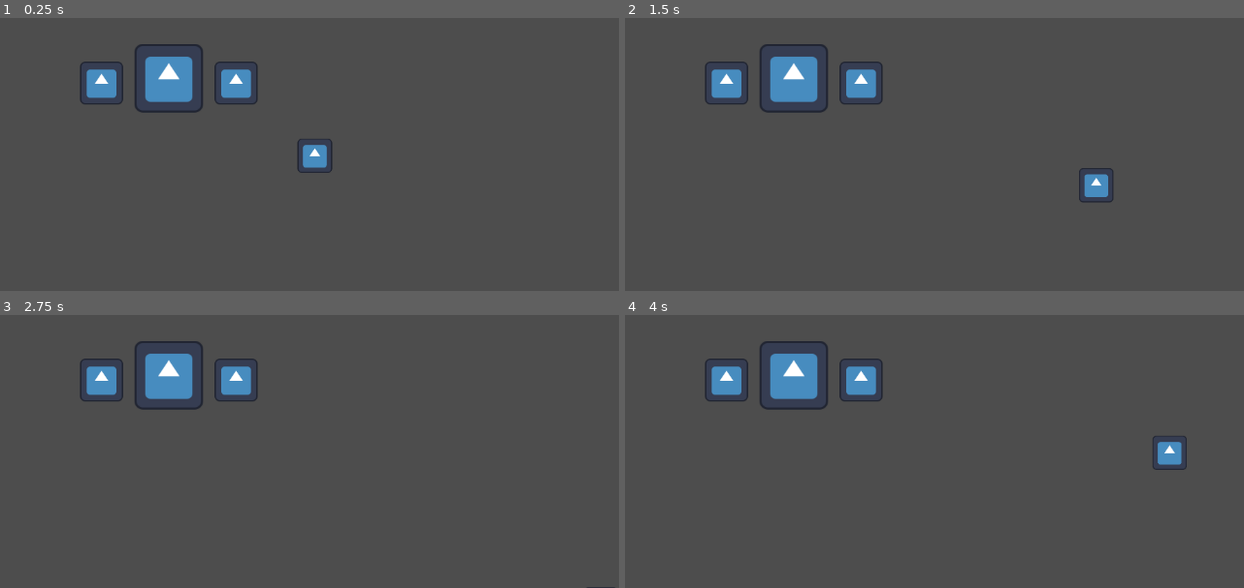
Above: before the commit, frames 1-4 (two rows, left to right).
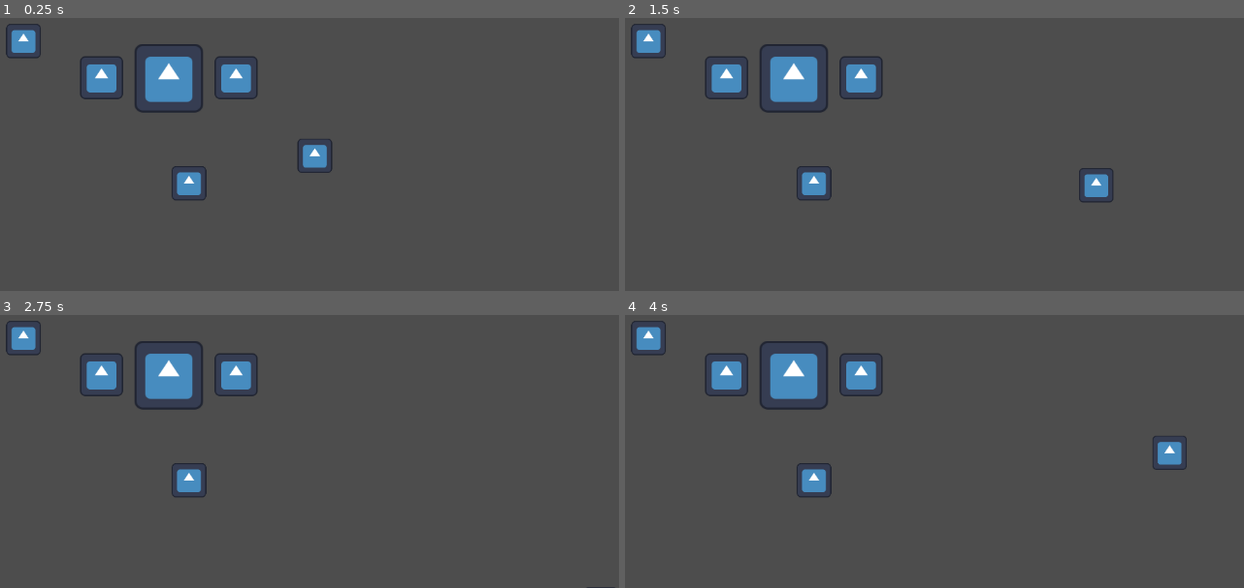
Above: after the commit, the same moments.

Repository: SeyiTsa/TSA-Restaurant-Game
Game: Godot game, scene res://scenes/main.tscn
Same seed, same stepped clock (60 frames per second), same inputs: the game is played once before the commit and once after it. The engine's default icon, where the game draws it, is replaced by a stand-in: a white triangle on a blue panel in a dark square.
Inputs (mouse positions are in pixels of both pictures, inside the frame that each line leads up to):
- Up to frame 1 (0.25 s): no input
- Up to frame 2 (1.5 s): tap Enter (ui_accept) at 0.5, 0.6, 0.77, 1.07 s; move the mouse to (1027, 50) at 0.52 s; hold D (right) 0.53-1.28 s; move the mouse to (699, 94) at 1.27 s; hold S (down) from 1.28 s (still down); right-click (699, 94) at 1.35 s
- Up to frame 3 (2.75 s): tap Enter (ui_accept) at 1.52, 1.55, 1.82, 2.1 s; move the mouse to (outside the picture) at 2.02 s; release S (down) at 2.03 s; hold D (right) from 2.03 s (still down)
- Up to frame 4 (4 s): tap Enter (ui_accept) at 2.75, 3.02, 3.05, 3.32, 3.6, 3.77 s; move the mouse to (816, 456) at 2.77 s; release D (right) at 2.78 s; hold Up (up) 2.78-3.53 s; right-click (816, 456) at 2.85 s; move the mouse to (1089, 435) at 3.52 s; hold A (left) from 3.53 s (still down)

The runs differ from the first frame. In frame 1, 1.7% of the frame differs, in the area x 0-42%, y 2-67%; in frame 2, 1.7%; in frame 3, 1.7%; in frame 4, 1.7%.

Commit message:
Added Customers
Added the customers and the tables

Diff:
--- a/project.godot
+++ b/project.godot
@@ -14,6 +14,14 @@
 run/main_scene="res://scenes/main.tscn"
 config/features=PackedStringArray("4.3", "GL Compatibility")
 config/icon="res://icon.svg"
+
+[autoload]
+
+InteractionManager="*res://scripts/autoloads/interaction_manager.gd"
+
+[global_group]
+
+"interact Area"=""
 
 [input]
 
@@ -48,6 +56,10 @@
 ]
 }
 
+[layer_names]
+
+2d_physics/layer_2="Interaction"
+
 [rendering]
 
 renderer/rendering_method="gl_compatibility"
--- /dev/null
+++ b/scenes/chair.tscn
@@ -0,0 +1,35 @@
+[gd_scene load_steps=6 format=3 uid="uid://1731x5423axy"]
+
+[ext_resource type="Texture2D" uid="uid://dybl51c4kss4l" path="res://icon.svg" id="1_ni83g"]
+[ext_resource type="Script" path="res://scripts/chair.gd" id="1_vxn41"]
+[ext_resource type="PackedScene" uid="uid://be647421rchf7" path="res://scenes/interact_area.tscn" id="3_g7cyw"]
+
+[sub_resource type="RectangleShape2D" id="RectangleShape2D_uiwcw"]
+size = Vector2(16, 16)
+
+[sub_resource type="RectangleShape2D" id="RectangleShape2D_hynkv"]
+size = Vector2(22, 22)
+
+[node name="Chair" type="CharacterBody2D"]
+position = Vector2(-25, -3)
+script = ExtResource("1_vxn41")
+
+[node name="Sprite2D" type="Sprite2D" parent="."]
+scale = Vector2(0.125, 0.125)
+texture = ExtResource("1_ni83g")
+offset = Vector2(0, -64)
+
+[node name="CollisionShape2D" type="CollisionShape2D" parent="."]
+position = Vector2(0, -8)
+shape = SubResource("RectangleShape2D_uiwcw")
+
+[node name="Interact Area" parent="." instance=ExtResource("3_g7cyw")]
+
+[node name="CollisionShape2D" parent="Interact Area" index="0"]
+position = Vector2(0, -2)
+shape = SubResource("RectangleShape2D_hynkv")
+
+[node name="Customer Marker" type="Marker2D" parent="."]
+position = Vector2(0, -5)
+
+[editable path="Interact Area"]
--- /dev/null
+++ b/scenes/customer.tscn
@@ -0,0 +1,29 @@
+[gd_scene load_steps=5 format=3 uid="uid://iww63bcg0wbq"]
+
+[ext_resource type="Script" path="res://scripts/customer.gd" id="1_uvjc3"]
+[ext_resource type="Texture2D" uid="uid://dybl51c4kss4l" path="res://icon.svg" id="2_q0kta"]
+[ext_resource type="PackedScene" uid="uid://be647421rchf7" path="res://scenes/interact_area.tscn" id="3_781eg"]
+
+[sub_resource type="RectangleShape2D" id="RectangleShape2D_lqul2"]
+size = Vector2(12, 6)
+
+[node name="Customer" type="CharacterBody2D"]
+z_index = 1
+collision_layer = 4
+script = ExtResource("1_uvjc3")
+
+[node name="Sprite2D" type="Sprite2D" parent="."]
+scale = Vector2(0.1, 0.1)
+texture = ExtResource("2_q0kta")
+offset = Vector2(0, -64)
+
+[node name="CollisionShape2D" type="CollisionShape2D" parent="."]
+position = Vector2(0, -6)
+shape = SubResource("RectangleShape2D_lqul2")
+
+[node name="Interact Area" parent="." instance=ExtResource("3_781eg")]
+
+[node name="NavigationAgent2D" type="NavigationAgent2D" parent="."]
+debug_enabled = true
+
+[editable path="Interact Area"]
--- /dev/null
+++ b/scenes/interact_area.tscn
@@ -0,0 +1,12 @@
+[gd_scene load_steps=2 format=3 uid="uid://be647421rchf7"]
+
+[sub_resource type="CircleShape2D" id="CircleShape2D_e2jct"]
+radius = 9.0
+
+[node name="Interact Area" type="Area2D" groups=["interact Area"]]
+position = Vector2(0, -6)
+collision_layer = 2
+collision_mask = 2
+
+[node name="CollisionShape2D" type="CollisionShape2D" parent="."]
+shape = SubResource("CircleShape2D_e2jct")
--- a/scenes/main.tscn
+++ b/scenes/main.tscn
@@ -1,7 +1,13 @@
-[gd_scene load_steps=3 format=3 uid="uid://by2w026v1l3q"]
+[gd_scene load_steps=5 format=3 uid="uid://by2w026v1l3q"]
 
 [ext_resource type="PackedScene" uid="uid://cd8vbm5in07ms" path="res://scenes/player.tscn" id="1_yvnu5"]
 [ext_resource type="PackedScene" uid="uid://cm34nodey2fao" path="res://scenes/table.tscn" id="2_n4xf2"]
+[ext_resource type="PackedScene" uid="uid://iww63bcg0wbq" path="res://scenes/customer.tscn" id="3_2wf3l"]
+
+[sub_resource type="NavigationPolygon" id="NavigationPolygon_3spg2"]
+vertices = PackedVector2Array(288, 162, 0, 162, 0, 0, 288, 0)
+polygons = Array[PackedInt32Array]([PackedInt32Array(0, 1, 2, 3)])
+outlines = Array[PackedVector2Array]([PackedVector2Array(298, -10, -10, -10, -10, 172, 298, 172)])
 
 [node name="Main" type="Node2D"]
 y_sort_enabled = true
@@ -11,4 +17,14 @@
 position = Vector2(175, 118)
 
 [node name="Table" parent="." instance=ExtResource("2_n4xf2")]
+y_sort_enabled = false
 position = Vector2(120.75, 95.5)
+
+[node name="Customer" parent="." instance=ExtResource("3_2wf3l")]
+position = Vector2(128.25, 128.25)
+
+[node name="NavigationRegion2D" type="NavigationRegion2D" parent="."]
+navigation_polygon = SubResource("NavigationPolygon_3spg2")
+
+[node name="Customer2" parent="." instance=ExtResource("3_2wf3l")]
+position = Vector2(66.75, 75.25)
--- a/scenes/player.tscn
+++ b/scenes/player.tscn
@@ -1,10 +1,13 @@
-[gd_scene load_steps=4 format=3 uid="uid://cd8vbm5in07ms"]
+[gd_scene load_steps=5 format=3 uid="uid://cd8vbm5in07ms"]
 
 [ext_resource type="Texture2D" uid="uid://dybl51c4kss4l" path="res://icon.svg" id="1_lon7q"]
 [ext_resource type="Script" path="res://scripts/player.gd" id="1_wrny1"]
 
 [sub_resource type="RectangleShape2D" id="RectangleShape2D_lqul2"]
 size = Vector2(12, 6)
+
+[sub_resource type="CircleShape2D" id="CircleShape2D_1eiq8"]
+radius = 9.0
 
 [node name="Player" type="CharacterBody2D"]
 z_index = 1
@@ -18,3 +21,11 @@
 [node name="CollisionShape2D" type="CollisionShape2D" parent="."]
 position = Vector2(0, -6)
 shape = SubResource("RectangleShape2D_lqul2")
+
+[node name="Interact Area" type="Area2D" parent="." groups=["player interact"]]
+position = Vector2(0, -6)
+collision_layer = 2
+collision_mask = 2
+
+[node name="CollisionShape2D" type="CollisionShape2D" parent="Interact Area"]
+shape = SubResource("CircleShape2D_1eiq8")
--- a/scenes/table.tscn
+++ b/scenes/table.tscn
@@ -1,15 +1,19 @@
-[gd_scene load_steps=4 format=3 uid="uid://cm34nodey2fao"]
+[gd_scene load_steps=6 format=3 uid="uid://cm34nodey2fao"]
 
 [ext_resource type="Texture2D" uid="uid://dybl51c4kss4l" path="res://icon.svg" id="1_tja0m"]
+[ext_resource type="PackedScene" uid="uid://1731x5423axy" path="res://scenes/chair.tscn" id="2_wy677"]
+[ext_resource type="PackedScene" uid="uid://be647421rchf7" path="res://scenes/interact_area.tscn" id="4_m6wkc"]
 
 [sub_resource type="RectangleShape2D" id="RectangleShape2D_4evdq"]
 size = Vector2(26, 26)
 
-[sub_resource type="RectangleShape2D" id="RectangleShape2D_uiwcw"]
-size = Vector2(16, 16)
+[sub_resource type="RectangleShape2D" id="RectangleShape2D_72tpg"]
+size = Vector2(36, 36)
 
-[node name="Table" type="StaticBody2D"]
+[node name="Table" type="CharacterBody2D"]
 z_index = 1
+y_sort_enabled = true
+metadata/_edit_horizontal_guides_ = [-13.0]
 
 [node name="Sprite2D" type="Sprite2D" parent="."]
 scale = Vector2(0.2, 0.2)
@@ -20,26 +24,16 @@
 position = Vector2(0, -13)
 shape = SubResource("RectangleShape2D_4evdq")
 
-[node name="Chair" type="StaticBody2D" parent="."]
-position = Vector2(-25, -3)
+[node name="Chair" parent="." instance=ExtResource("2_wy677")]
+position = Vector2(-25, -5)
 
-[node name="Sprite2D" type="Sprite2D" parent="Chair"]
-scale = Vector2(0.125, 0.125)
-texture = ExtResource("1_tja0m")
-offset = Vector2(0, -64)
+[node name="Chair2" parent="." instance=ExtResource("2_wy677")]
+position = Vector2(25, -5)
 
-[node name="CollisionShape2D" type="CollisionShape2D" parent="Chair"]
-position = Vector2(0, -8)
-shape = SubResource("RectangleShape2D_uiwcw")
+[node name="Interact Area" parent="." instance=ExtResource("4_m6wkc")]
 
-[node name="Chair2" type="StaticBody2D" parent="."]
-position = Vector2(25, -3)
+[node name="CollisionShape2D" parent="Interact Area" index="0"]
+position = Vector2(0, -7)
+shape = SubResource("RectangleShape2D_72tpg")
 
-[node name="Sprite2D" type="Sprite2D" parent="Chair2"]
-scale = Vector2(0.125, 0.125)
-texture = ExtResource("1_tja0m")
-offset = Vector2(0, -64)
-
-[node name="CollisionShape2D" type="CollisionShape2D" parent="Chair2"]
-position = Vector2(0, -8)
-shape = SubResource("RectangleShape2D_uiwcw")
+[editable path="Interact Area"]
--- /dev/null
+++ b/scripts/autoloads/interaction_manager.gd
@@ -0,0 +1,5 @@
+extends Node
+
+var interaction_list : Array = []
+var customer_currently_following : bool = false
+var current_customer : Customer
--- /dev/null
+++ b/scripts/chair.gd
@@ -0,0 +1,32 @@
+extends Interactable
+class_name Chair
+
+
+@onready var interact_area: Area2D = $"Interact Area"
+@onready var customer_marker: Marker2D = $"Customer Marker"
+
+
+var table_interactions : Array = ["Seat"]
+
+
+
+func _ready() -> void:
+
+	interact_area.area_entered.connect(on_area_entered)
+	interact_area.area_exited.connect(on_area_exited)
+	interaction_array.append_array(table_interactions)
+	current_interaction = interaction_array[0]
+
+
+func _physics_process(delta: float) -> void:
+
+
+	if is_selected() and Input.is_action_just_pressed("ui_accept"):
+		match current_interaction:
+			"Seat":
+				if InteractionManager.current_customer:
+					InteractionManager.current_customer.current_interaction = InteractionManager.current_customer.interaction_array[1]
+					InteractionManager.current_customer.seat = self
+					InteractionManager.current_customer.nav.target_desired_distance = 60
+					InteractionManager.current_customer.should_navigate = true
+					InteractionManager.current_customer = null
--- /dev/null
+++ b/scripts/customer.gd
@@ -0,0 +1,76 @@
+extends Interactable
+class_name Customer
+
+@onready var interact_area: Area2D = $"Interact Area"
+@onready var nav : NavigationAgent2D = $NavigationAgent2D
+
+var customer_interactions : Array = ["Follow", "Seat", "Order", "Serve"]
+var SPEED : int = 150
+var should_navigate : bool = false
+var seat : Chair
+var customer : Customer
+func _ready() -> void:
+	customer = self
+	interact_area.area_entered.connect(on_area_entered)
+	interact_area.area_exited.connect(on_area_exited)
+	interaction_array.append_array(customer_interactions)
+	current_interaction = interaction_array[0]
+	nav.target_desired_distance = 60
+
+func _physics_process(delta: float) -> void:
+	navigate()
+
+
+	match current_interaction:
+		"Follow":
+			if player:
+				nav.target_position = player.global_position
+		"Seat":
+			if seat:
+				nav.target_position = seat.customer_marker.global_position
+	if InteractionManager.current_customer:
+		can_be_selected = false
+	else:
+		if !should_navigate:
+			can_be_selected = true
+
+	if is_selected() and Input.is_action_just_pressed("ui_accept"):
+		match current_interaction:
+			"Follow":
+					match InteractionManager.current_customer:
+						customer:
+							can_be_selected = false
+							should_navigate = true
+							InteractionManager.customer_currently_following = true
+							if InteractionManager.current_customer == self:
+								InteractionManager.current_customer = null
+							else:
+								InteractionManager.current_customer = self
+						null:
+							can_be_selected = false
+							should_navigate = true
+							InteractionManager.customer_currently_following = true
+							if InteractionManager.current_customer == self:
+								InteractionManager.current_customer = null
+							else:
+								InteractionManager.current_customer = self
+	elif !is_selected() and Input.is_action_just_pressed("ui_accept") and InteractionManager.current_customer == self:
+		match current_interaction:
+			"Follow":
+				can_be_selected = true
+				InteractionManager.current_customer = null
+				should_navigate = false
+				InteractionManager.customer_currently_following = false
+
+func navigate():
+	if should_navigate:
+		var dir = to_local(nav.get_next_path_position()).normalized()
+		if !nav.is_navigation_finished():
+			velocity = dir * SPEED
+			move_and_slide()
+		else:
+			velocity = Vector2.ZERO
+			match current_interaction:
+				"Seat":
+					z_index = 2
+					global_position = seat.customer_marker.global_position
--- /dev/null
+++ b/scripts/interactable.gd
@@ -0,0 +1,35 @@
+extends CharacterBody2D
+class_name Interactable
+
+@export var interaction_array : Array = []
+
+var selected : bool
+var current_interaction : String
+var player : CharacterBody2D
+var can_be_selected : bool = true
+func on_area_entered(area):
+	if can_be_selected:
+		if area.is_in_group("player interact"):
+			if !InteractionManager.interaction_list.has(self):
+				InteractionManager.interaction_list.append(self)
+				player = area.get_parent()
+	else:
+		if area.is_in_group("player interact"):
+			if InteractionManager.interaction_list.has(self):
+				InteractionManager.interaction_list.erase(self)
+
+func on_area_exited(area):
+	if area.is_in_group("player interact"):
+		if InteractionManager.interaction_list.has(self):
+			InteractionManager.interaction_list.erase(self)
+
+func is_selected() -> bool:
+	if !InteractionManager.interaction_list.has(self):
+		selected = false
+	else:
+		var index = InteractionManager.interaction_list.find(self)
+		if index == 0 and can_be_selected:
+			selected = true
+		else:
+			selected = false
+	return selected
